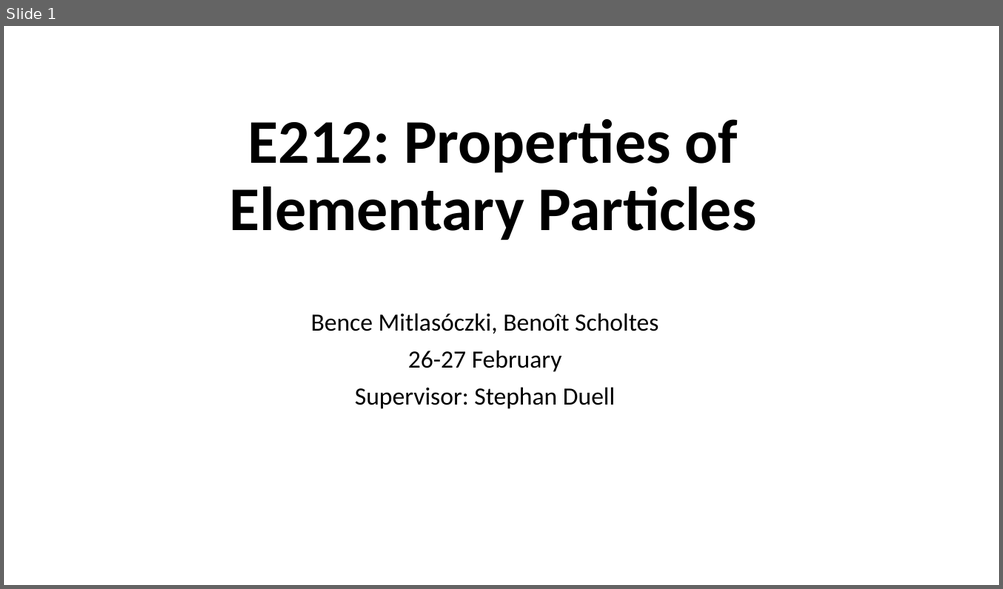
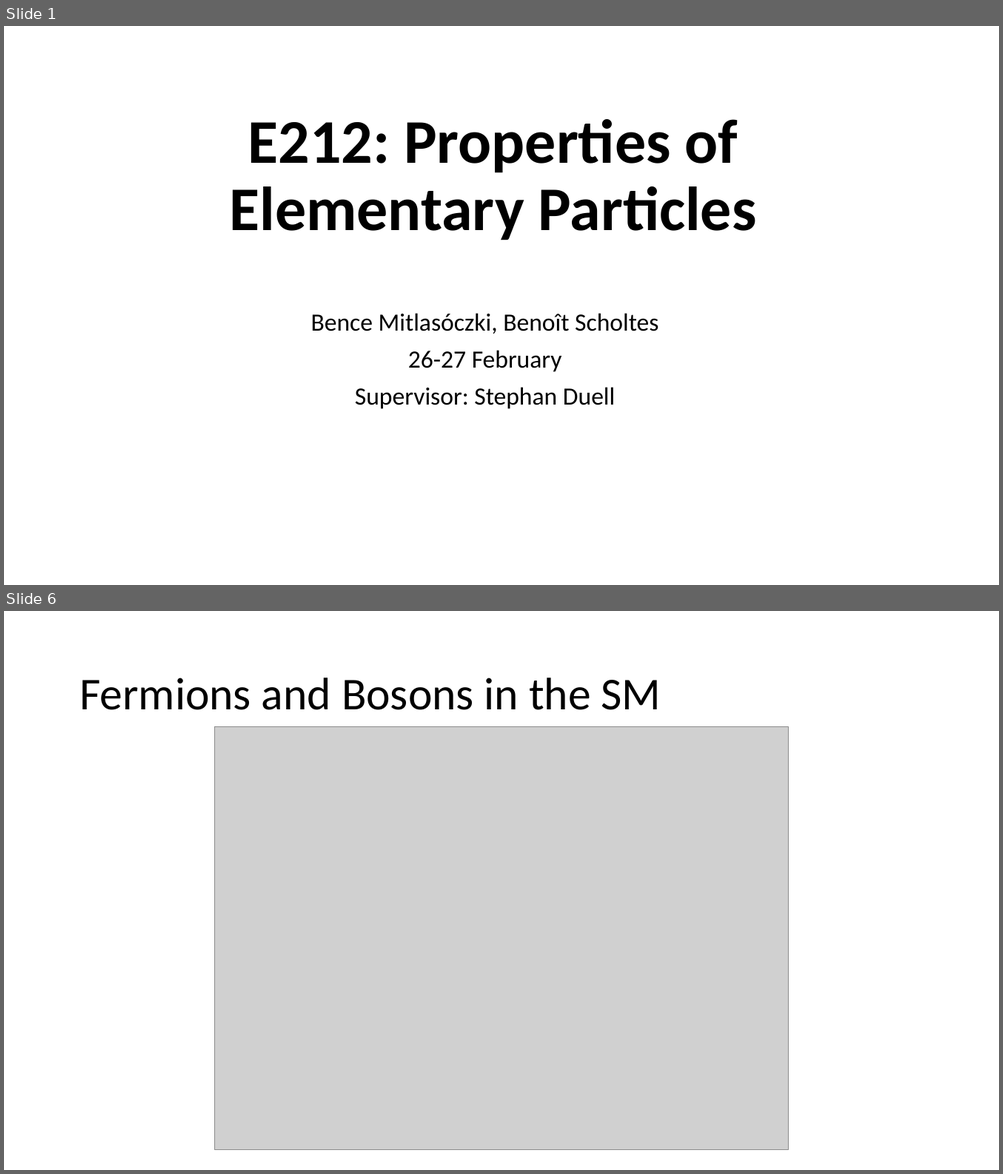
Before and after one commit to mitlabence/Lab18, a slide deck: Presentation/E212.pptx. Shown one above the other, each under a label of ours: slide 1 before the commit, slides 1 and 6 after it; the slides between them are not shown. The pictures are 1003x589 and 1003x1174 pixels, drawn with LibreOffice and Linux fonts; fonts in the diff are those of the drawing; grey boxes stand for pictures. Boxes give left, top, right and bottom in pixels: in the first picture for what was removed or moved away, otherwise in the second. Text is boxed around its words. In the diff, an @@ line names an element or a change of style, - is before the commit and + after.

```diff
--- a/Presentation/E212.pptx
+++ b/Presentation/E212.pptx
@@ slide 6 added at <box>4,611,999,1170</box>, background #FFFFFF @@
@@ title added at <box>79,678,661,710</box>, 44 pt, text #000000 @@
+Fermions and Bosons in the SM
@@ picture added at <box>215,727,788,1150</box> @@
```
Also in this commit, not shown: 3 slides changed, 29 other slides added, 15 other files.
